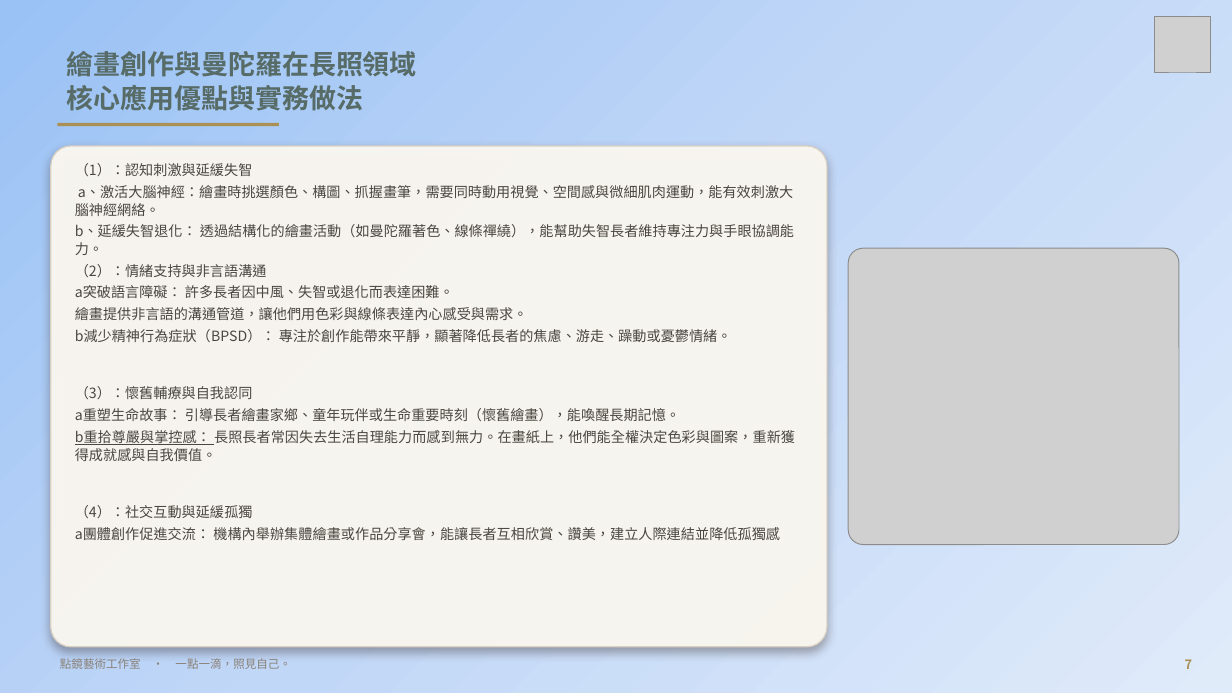
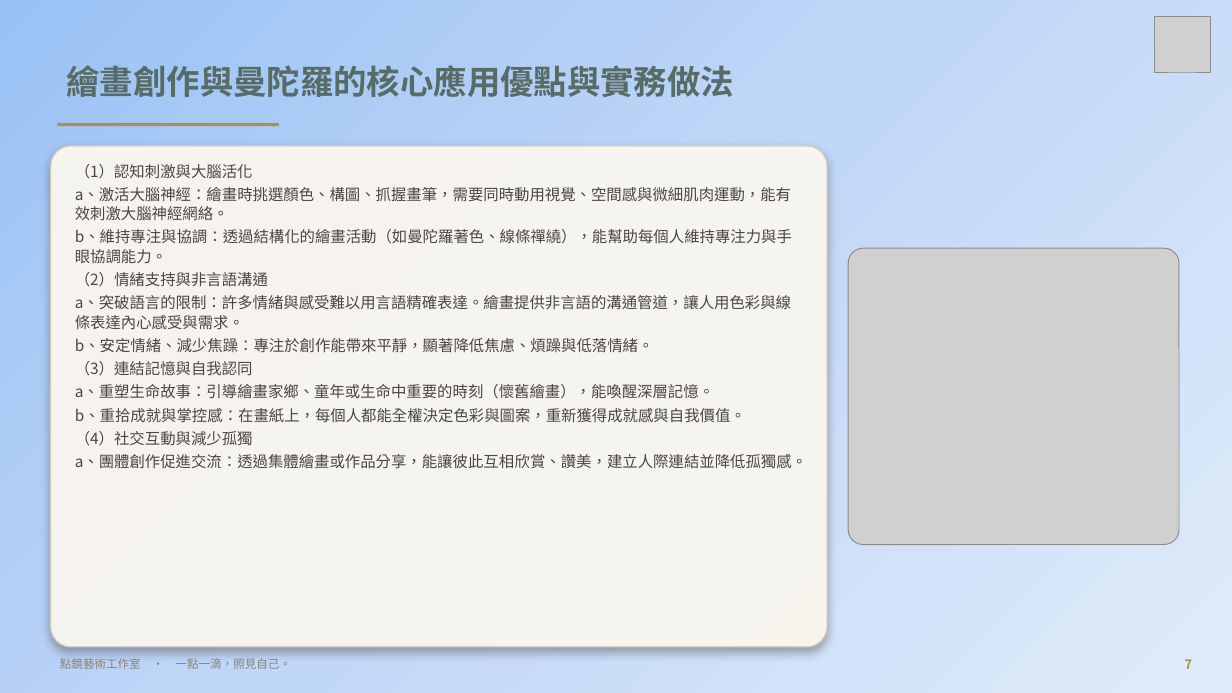
Before and after one commit to serina168/mandala-beginner, a slide deck: slide 7 of 繽紛五感體驗曼陀羅書籤畫_課程大綱.pptx. Drawn at 1232x693 pixels with LibreOffice and Linux fonts; fonts in the diff are those of the drawing; grey boxes stand for pictures; background and template pictures are left out. Boxes give left, top, right and bottom in pixels: in the first picture for what was removed or moved away, otherwise in the second. Text is boxed around its words. In the diff, an @@ line names an element or a change of style, - is before the commit and + after.

```diff
--- a/繽紛五感體驗曼陀羅書籤畫_課程大綱.pptx
+++ b/繽紛五感體驗曼陀羅書籤畫_課程大綱.pptx
@@ title at <box>67,65,735,97</box>: text changed; size 21 to 26 pt @@
-繪畫創作與曼陀羅在長照領域
-核心應用優點與實務做法
+繪畫創作與曼陀羅的核心應用優點與實務做法
@@ text at <box>75,164,253,179</box>: text changed; size 11 to 12 pt @@
-（1）：認知刺激與延緩失智
+（1）認知刺激與大腦活化
@@ text at <box>75,187,791,220</box>: size 11 to 12 pt in "a、激活大腦神經：繪畫時挑選顏色、構圖、抓握畫筆，需要同時動用視覺、空間感與微細肌肉運動，能有效刺激大腦神經網絡。" @@
@@ text at <box>75,229,807,469</box>: text changed; size 11 to 12 pt @@
-b、延緩失智退化： 透過結構化的繪畫活動（如曼陀羅著色、線條禪繞），能幫助失智長者維持專注力與手眼協調能力。
-（2）：情緒支持與非言語溝通
-a突破語言障礙： 許多長者因中風、失智或退化而表達困難。
-繪畫提供非言語的溝通管道，讓他們用色彩與線條表達內心感受與需求。
-b減少精神行為症狀（BPSD）： 專注於創作能帶來平靜，顯著降低長者的焦慮、游走、躁動或憂鬱情緒。
-（3）：懷舊輔療與自我認同
-a重塑生命故事： 引導長者繪畫家鄉、童年玩伴或生命重要時刻（懷舊繪畫），能喚醒長期記憶。
-b重拾尊嚴與掌控感： 長照長者常因失去生活自理能力而感到無力。在畫紙上，他們能全權決定色彩與圖案，重新獲得成就感與自我價值。
-（4）：社交互動與延緩孤獨
-a團體創作促進交流： 機構內舉辦集體繪畫或作品分享會，能讓長者互相欣賞、讚美，建立人際連結並降低孤獨感
+b、維持專注與協調：透過結構化的繪畫活動（如曼陀羅著色、線條禪繞），能幫助每個人維持專注力與手眼協調能力。
+（2）情緒支持與非言語溝通
+a、突破語言的限制：許多情緒與感受難以用言語精確表達。繪畫提供非言語的溝通管道，讓人用色彩與線條表達內心感受與需求。
+b、安定情緒、減少焦躁：專注於創作能帶來平靜，顯著降低焦慮、煩躁與低落情緒。
+（3）連結記憶與自我認同
+a、重塑生命故事：引導繪畫家鄉、童年或生命中重要的時刻（懷舊繪畫），能喚醒深層記憶。
+b、重拾成就與掌控感：在畫紙上，每個人都能全權決定色彩與圖案，重新獲得成就感與自我價值。
+（4）社交互動與減少孤獨
+a、團體創作促進交流：透過集體繪畫或作品分享，能讓彼此互相欣賞、讚美，建立人際連結並降低孤獨感。
```
Also in this commit, not shown: 11 other slides changed, 1 other file.
